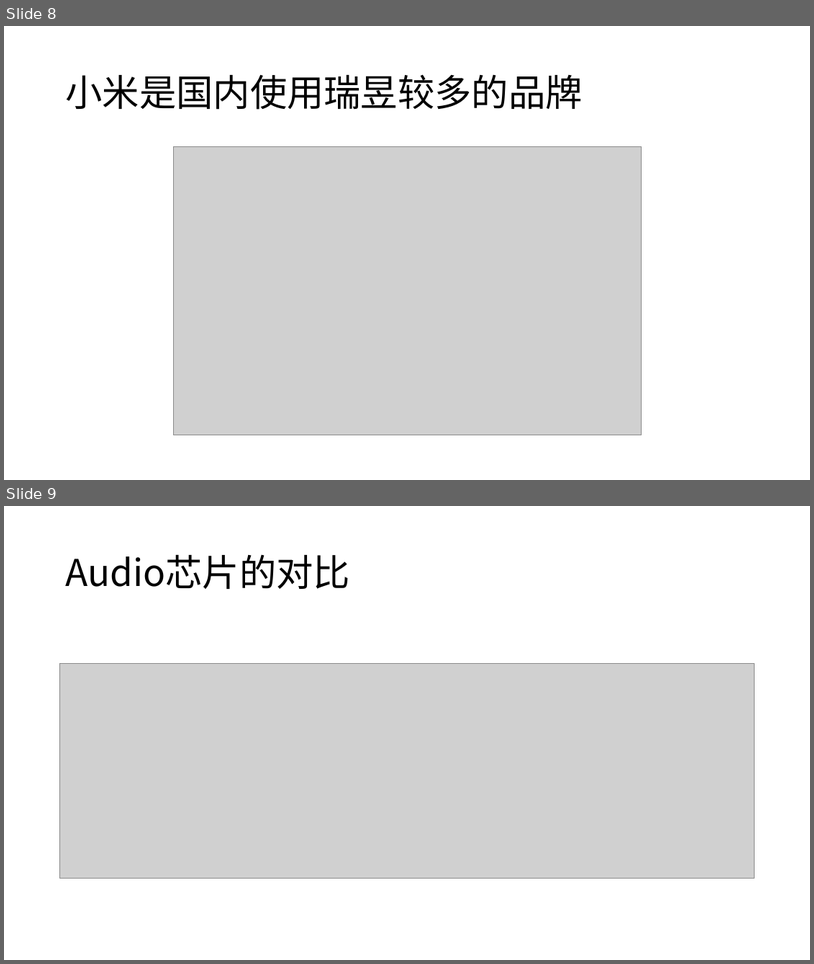
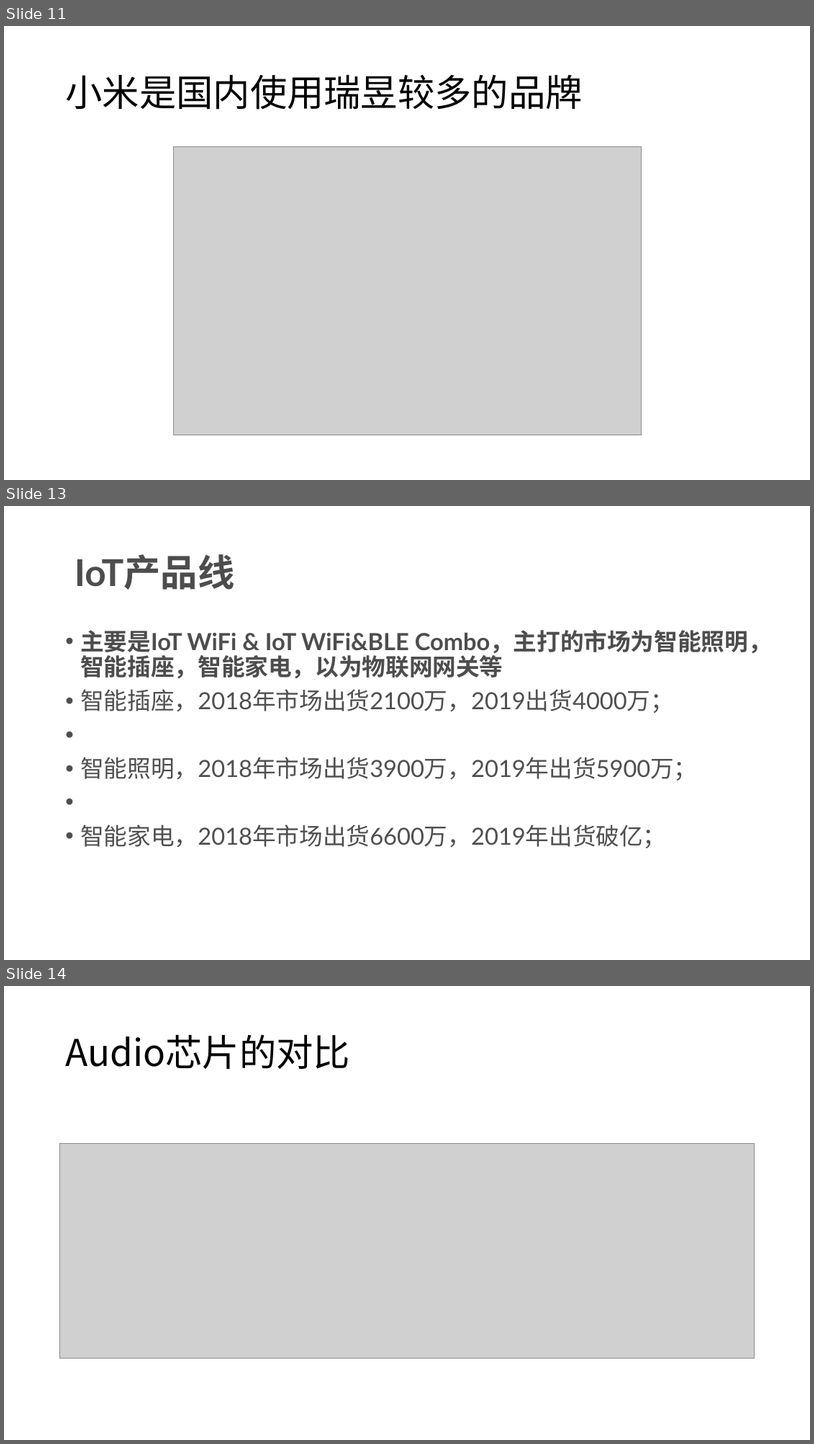
Before and after one commit to rosabai666/soundec, a slide deck: 2023/02产品/SNC8x/01)竞品分析/00)竞品芯片分析/品牌产品路线分析/Realtek/Realtek产品线分析2.pptx. Shown one above the other, each under a label of ours: slides 8 and 9 before the commit, slides 11, 13 and 14 after it; the slides between them are not shown. The pictures are 814x964 and 814x1444 pixels, drawn with LibreOffice and Linux fonts; fonts in the diff are those of the drawing; grey boxes stand for pictures. Boxes give left, top, right and bottom in pixels: in the first picture for what was removed or moved away, otherwise in the second. Text is boxed around its words. In the diff, an @@ line names an element or a change of style, - is before the commit and + after.

```diff
--- a/2023/02产品/SNC8x/01)竞品分析/00)竞品芯片分析/品牌产品路线分析/Realtek/Realtek产品线分析2.pptx
+++ b/2023/02产品/SNC8x/01)竞品分析/00)竞品芯片分析/品牌产品路线分析/Realtek/Realtek产品线分析2.pptx
@@ slide 13 added at box(4, 506, 810, 960), background #FFFFFF @@
@@ title added at box(75, 554, 235, 590), 44 pt, text #4D4D4D, bold @@
+IoT产品线
@@ text added at box(80, 630, 772, 848), 28 pt, text #4F4F4F @@
+• 主要是IoT WiFi & IoT WiFi&BLE Combo，主打的市场为智能照明，智能插座，智能家电，以为物联网网关等
+• 智能插座，2018年市场出货2100万，2019出货4000万；
+• 智能照明，2018年市场出货3900万，2019年出货5900万；
+• 智能家电，2018年市场出货6600万，2019年出货破亿；
@@ what was slide 8 is now slide 11 @@
@@ what was slide 9 is now slide 14 @@
```
Also in this commit, not shown: 2 slides changed, 6 other slides added, 5 other files.
